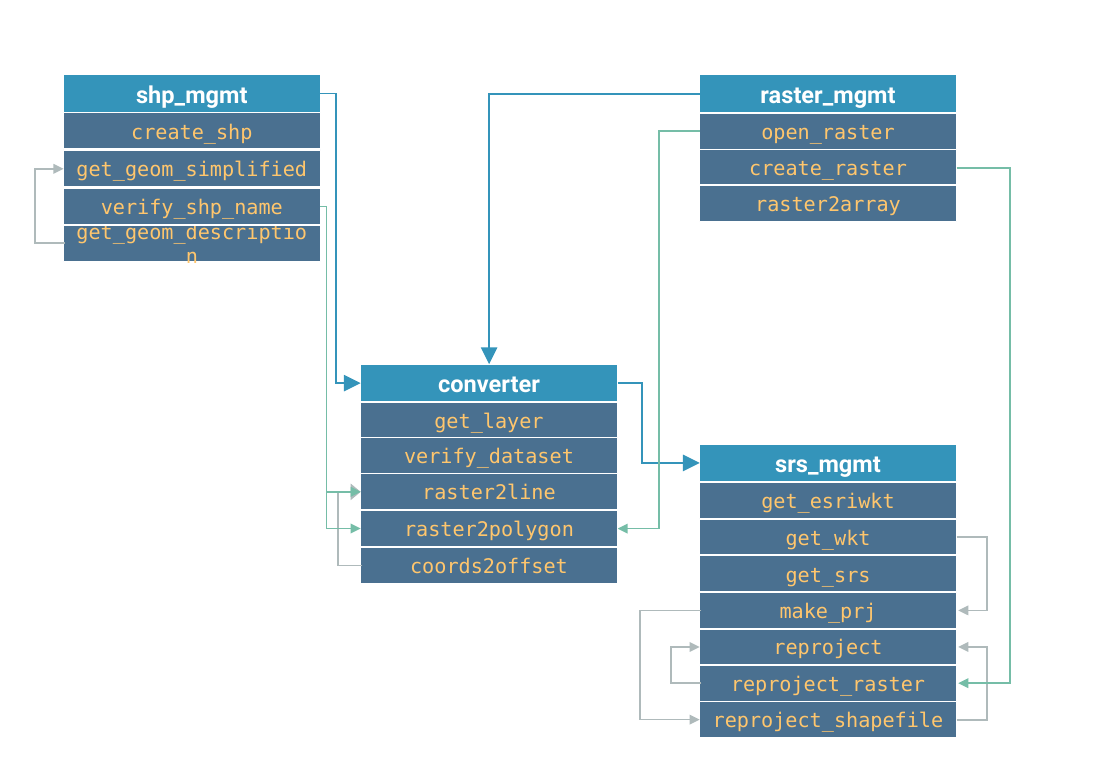
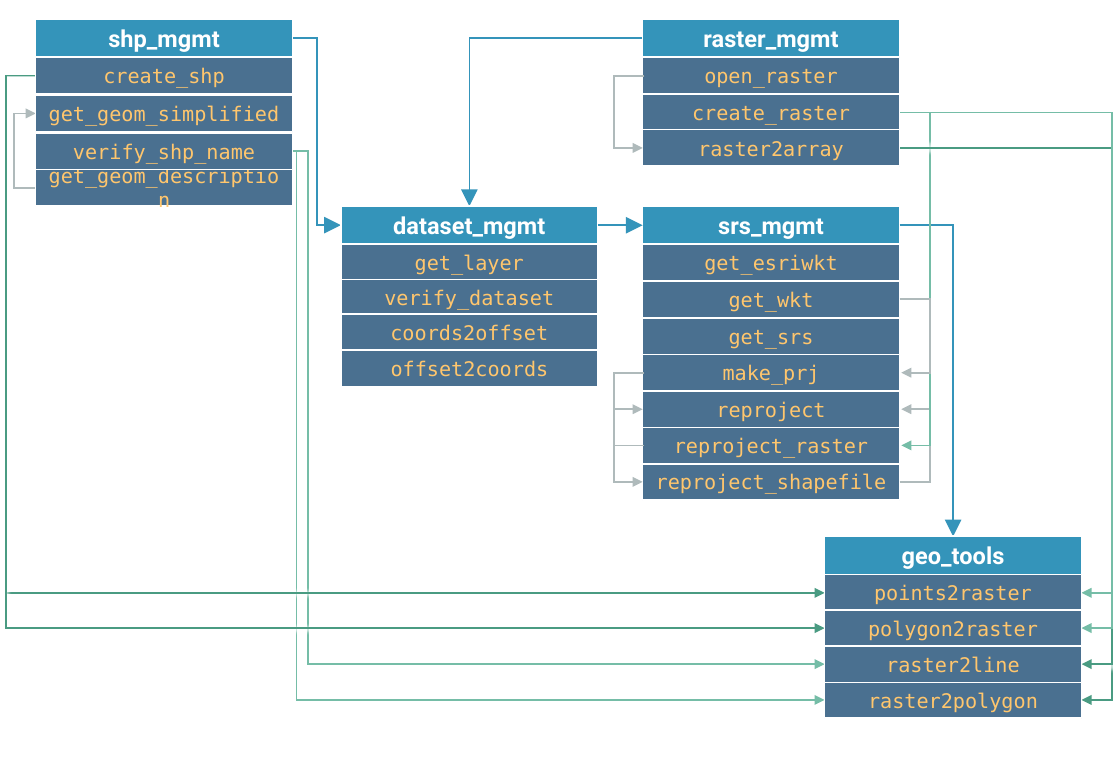
Before and after one commit to hydro-informatics/geo-utils, a slide deck: slide 1 of graphs/geo-utils-uml.pptx. Drawn at 1120x772 pixels with LibreOffice and Linux fonts; fonts in the diff are those of the drawing. Boxes give left, top, right and bottom in pixels: in the first picture for what was removed or moved away, otherwise in the second. Text is boxed around its words. In the diff, an @@ line names an element or a change of style, - is before the commit and + after.

```diff
--- a/graphs/geo-utils-uml.pptx
+++ b/graphs/geo-utils-uml.pptx
@@ 5 rectangles: place and size @@
-5 rectangles at (63, 75, 320, 262)
+5 rectangles at (35, 19, 292, 206)
@@ elbow arrow moved from (321, 93) - (361, 384) to (293, 39) - (341, 225) @@
@@ elbow arrow moved from (700, 93) - (489, 364) to (643, 39) - (470, 206) @@
@@ elbow arrow added from (35, 76) to (825, 593), #4A9B83 1 pt @@
@@ elbow arrow added from (35, 76) to (825, 628), #4A9B83 1 pt @@
@@ elbow arrow moved from (362, 565) - (361, 492) to (644, 76) - (643, 148) @@
@@ elbow arrow moved from (65, 243) - (63, 168) to (38, 188) - (35, 114) @@
@@ elbow arrow moved from (957, 168) - (958, 683) to (900, 113) - (901, 446) @@
@@ elbow arrow added from (900, 113) to (1081, 593), #75BDA7 1 pt @@
@@ elbow arrow added from (900, 113) to (1081, 628), #75BDA7 1 pt @@
@@ 4 rectangles: place and size @@
-4 rectangles at (700, 75, 957, 222)
+4 rectangles at (643, 19, 900, 166)
@@ elbow arrow moved from (700, 131) - (618, 529) to (900, 148) - (1081, 700) @@
@@ elbow arrow (900, 148) - (1081, 700): stroke #75BDA7 1 pt to #4A9B83 1 pt @@
@@ elbow arrow added from (900, 148) to (1081, 665), #4A9B83 1 pt @@
@@ elbow arrow moved from (321, 207) - (361, 529) to (293, 151) - (825, 700) @@
@@ elbow arrow moved from (321, 207) - (361, 492) to (293, 151) - (825, 665) @@
@@ rectangle added at (341, 206, 598, 243), fill #3494BA, outline #FFFFFF 1 pt, 14 pt, text #FFFFFF, bold @@
+dataset_mgmt
@@ arrow added from (598, 225) to (643, 225), #3494BA 1 pt @@
@@ elbow arrow moved from (618, 384) - (700, 464) to (900, 225) - (953, 536) @@
@@ rectangle "get_layer": place and size @@
-rectangle "get_layer" at (361, 402, 618, 438)
+rectangle "get_layer" at (341, 245, 598, 281)
@@ 4 rectangles: place and size @@
-4 rectangles at (700, 482, 957, 737)
+4 rectangles at (643, 245, 900, 500)
@@ rectangle "verify_dataset": place and size @@
-rectangle "verify_dataset" at (361, 437, 618, 473)
+rectangle "verify_dataset" at (341, 280, 598, 316)
@@ rectangle "coords2offset": place and size @@
-rectangle "coords2offset" at (361, 547, 618, 584)
+rectangle "coords2offset" at (341, 315, 598, 351)
@@ rectangle added at (341, 350, 598, 386), fill #4A7090, outline #FFFFFF 1 pt, 12 pt, text #FFC66D @@
+offset2coords
@@ rectangle removed at (361, 364, 618, 402) @@
-converter
@@ elbow arrow moved from (701, 610) - (700, 720) to (644, 373) - (643, 482) @@
@@ 4 rectangles, 3 elbow arrows: place and size @@
-4 rectangles, 3 elbow arrows at (671, 444, 987, 720)
+4 rectangles, 3 elbow arrows at (614, 206, 930, 482)
@@ rectangle added at (825, 536, 1081, 574), fill #3494BA, outline #FFFFFF 1 pt, 14 pt, text #FFFFFF, bold @@
+geo_tools
@@ rectangle added at (825, 575, 1081, 611), fill #4A7090, outline #FFFFFF 1 pt, 12 pt, text #FFC66D @@
+points2raster
@@ rectangle added at (825, 610, 1081, 647), fill #4A7090, outline #FFFFFF 1 pt, 12 pt, text #FFC66D @@
+polygon2raster
@@ rectangle "raster2line": place and size @@
-rectangle "raster2line" at (361, 473, 618, 510)
+rectangle "raster2line" at (825, 647, 1081, 683)
@@ rectangle "raster2polygon": place and size @@
-rectangle "raster2polygon" at (361, 511, 618, 547)
+rectangle "raster2polygon" at (825, 682, 1081, 718)
```
Also in this commit, not shown: 6 other files.
